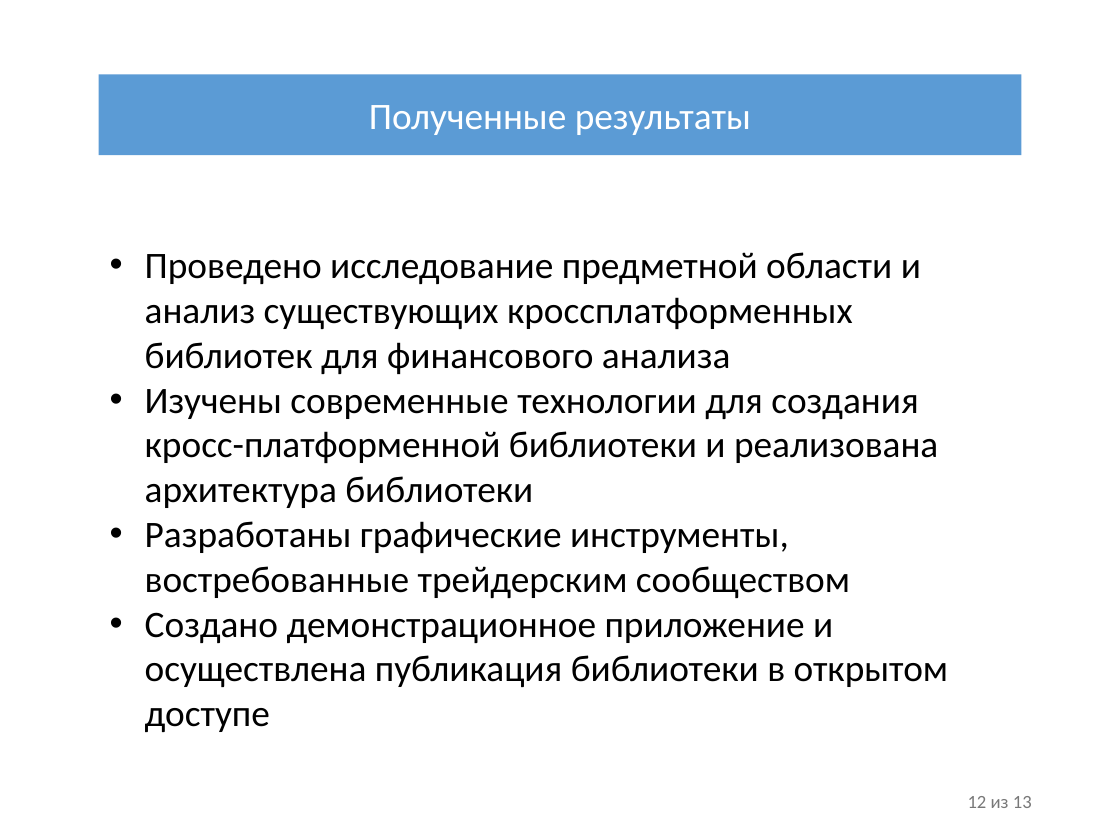
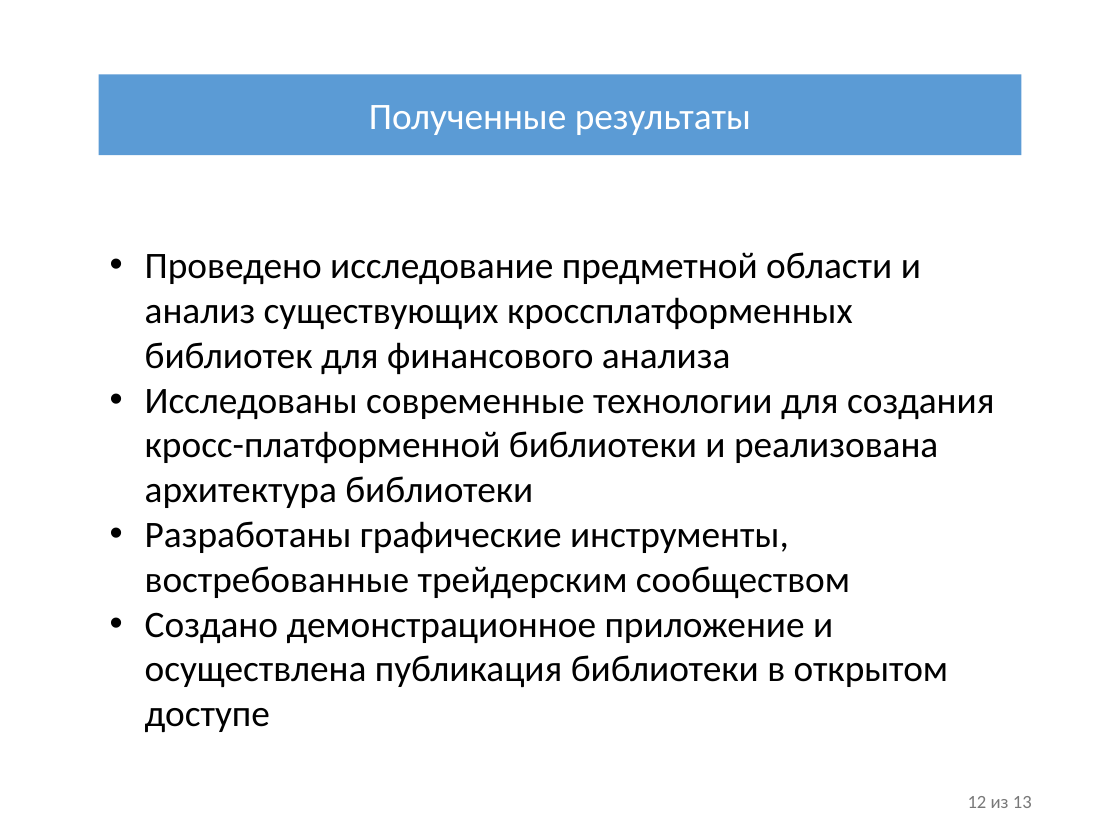
Before and after one commit to IliiaDenisov/masters-thesis, a slide deck: slide 12 of Презентация диплома.pptx. Drawn at 1120x840 pixels with LibreOffice and Linux fonts; fonts in the diff are those of the drawing. Boxes give left, top, right and bottom in pixels: in the first picture for what was removed or moved away, otherwise in the second. Text is boxed around its words. In the diff, an @@ line names an element or a change of style, - is before the commit and + after.

Commit message:
Изучены -> Исследованы

```diff
--- a/Презентация диплома.pptx
+++ b/Презентация диплома.pptx
@@ text at [145,389,994,508]: text changed @@
-• Изучены современные технологии для создания кросс-платформенной библиотеки и реализована архитектура библиотеки
+• Исследованы современные технологии для создания кросс-платформенной библиотеки и реализована архитектура библиотеки
```
